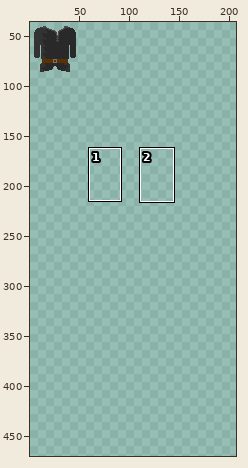
Two states of a sprite sheet, assets/playerCustom/clothingTop/tunicBlack.png. Above, an overview of the earlier version with the close-up marked.
Close-up. Earlier state:
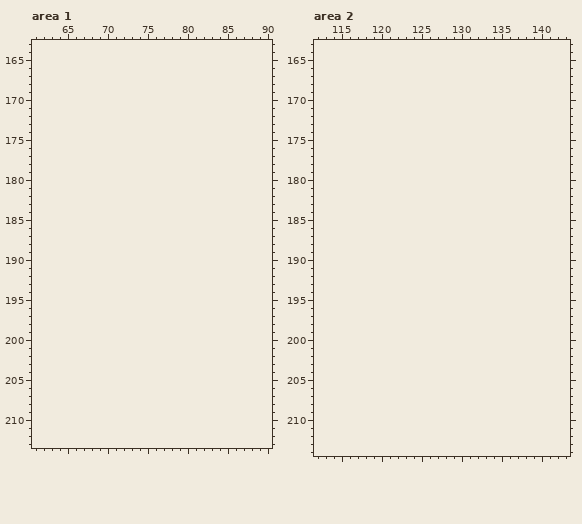
The file is 52x126 pixels. Colours within 5 levels of each other are drawn and written as one. Shown: area 1: x 61..90, y 163..213; area 2: x 112..143, y 163..214. The old version is drawn lined up with the new one, on the new canvas. The wide view leaves out empty margins. The commit also changed other parts of the picture, which this record leaves out.
Once edited:
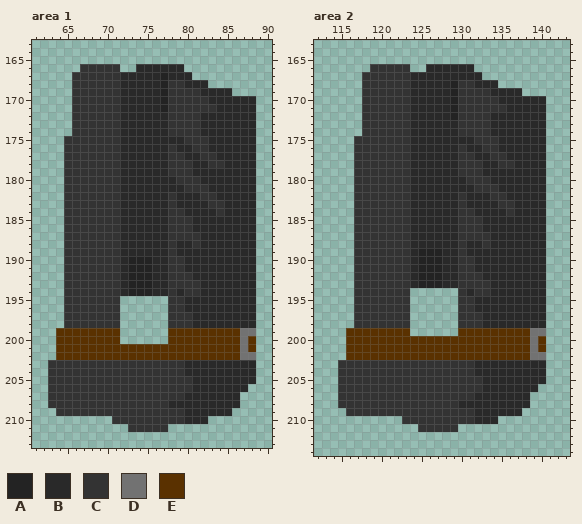
Palette (. is transparent): A #232323  B #292929  C #333333  D #727272  E #5a3100
Difference:
canvas 52x126 -> 208x507
Changed rows in their new state; - is an unchanged pixel.
Area 1:
first column x 63:
166 ----CCCCC--BBBBBB---------
167 ---CCCCCCBBBBBABBB--------
168 ---CCCCCCBBBBBACCBBB------
169 ---CCCCCCBBBBBACCCCBBBB---
170 ---CCCCCCBBBBBACCCCCBBBBBB
171 ---CCCCCCBBBBBACCCCCCBBBBB
172 ---CCCCCCBBBBBBCCCCBBBBBBB
173 ---CCCCCCBBBBBBCCCCBBBBBBB
174 ---CCCCCCBBBBBBCCCCBBBBBBB
175 --CCCCCCCBBBBBBBBCCCBBBBBB
176 --CCCCCCCBBBBBBCBBCCBBBBBB
177 --CCCCCCCBBBBBBCCBBCCBBBBB
178 --CCCCCCCBBBBBBCCCBBCCBBBB
179 --CCCCCCCBBBBBBCCCBBBBBBBB
180 --CCCCCCCBBBBBBBCCCBBBBBBB
181 --CCCCCCCBBBBBBBBCCCBBBBBB
182 --CCCCCCCBBBBBBCBBBCCBBBBB
183 --CCCCCCCBBBBBBCBBBBCCBBBB
184 --CCCCCCCBBBBBBCCBBBBCBBBB
185 --CCCCCCCBBBBBBCCCBBBBBBBB
186 --CCCCCCCBBBBBBCCCBBBBBBBB
187 --CCCCCCCBBBBBBCCCCBBBBBBB
188 --CCCCCCCBBBBBBCBBCBBBBBBB
189 --CCCCCCCBBBBBBCBBBBBBBBBB
190 --CCCCCCCBAAABBCCBBBBBBBBB
191 --CCCCCCCBAAABBCCBBBBBBBBB
192 --CCCCCCCBAAABBCCCBBBBBBBB
193 --CCCCCCCBAAABBCCCCBBBBBBB
194 --CCCCCCCBAAABBCBCCBBBBBBB
195 --CCCCCCC------CCBBBBBBBBB
196 --CCCCCCC------CCBBBBBBBBB
197 --CCCCCCC------CCCBBBBBBBB
198 --CCCCCCC------CCCBBBBBBBB
199 -EEEEEEEE------EEEEEEEEEDD
200 -EEEEEEEE------EEEEEEEEEDE
201 -EEEEEEEEEEEEEEEEEEEEEEEDE
202 -EEEEEEEEEEEEEEEEEEEEEEEDD
203 CCCCCCCCCCCCCCCCCBBBBBBBBB
204 CCCCCCCCCCCCCCCCCBBBBBBBBB
205 CCCCCCCCCCCCCCCCCCBBBBBBBB
206 CCCCCCCCCCCCCCCCCCBBBBBBB-
207 CCCCCCCCCCCCCCCCCBBBBBBB--
208 CCCCCCCCCCCCCCCBBBBBBBBB--
209 -CCCCCCCCCCCCCCCCBBBBBB---
210 --------CCCCCCCCCBBB------
211 ----------CCCCC-----------
Area 2:
first column x 115:
166 ----CCCCC--BBBBBB---------
167 ---CCCCCCBBBBBBBBB--------
168 ---CCCCCCBBBBBACCBBB------
169 ---CCCCCCBBBBBACCCCBBBB---
170 ---CCCCCCBBBBBACCCCCBBBBBB
171 ---CCCCCCBBBBBACCCCCCBBBBB
172 ---CCCCCCBBBBBACCCCBBBBBBB
173 ---CCCCCCBBBBBBCCCCBBBBBBB
174 ---CCCCCCBBBBBBCCCCBBBBBBB
175 --CCCCCCCBBBBBBBBCCCBBBBBB
176 --CCCCCCCBBBBBBCBBCCBBBBBB
177 --CCCCCCCBBBBBBCCBBCCBBBBB
178 --CCCCCCCBBBBBBCCCBBCCBBBB
179 --CCCCCCCBBBBBBCCCBBBBBBBB
180 --CCCCCCCBBBBBBBCCCBBBBBBB
181 --CCCCCCCBBBBBBBBCCCBBBBBB
182 --CCCCCCCBBBBBBCBBBCCBBBBB
183 --CCCCCCCBBBBBBCBBBBCCBBBB
184 --CCCCCCCBBBBBBCCBBBBCBBBB
185 --CCCCCCCBBBBBBCCCBBBBBBBB
186 --CCCCCCCBBBBBBCCCBBBBBBBB
187 --CCCCCCCBBBBBBCCCCBBBBBBB
188 --CCCCCCCBBBBBBCBBCBBBBBBB
189 --CCCCCCCBAAABBCBBBBBBBBBB
190 --CCCCCCCBAAABBCCBBBBBBBBB
191 --CCCCCCCBAAABBCCBBBBBBBBB
192 --CCCCCCCBAAABBCCCBBBBBBBB
193 --CCCCCCCBAAABBCCCCBBBBBBB
194 --CCCCCCC------CBCCBBBBBBB
195 --CCCCCCC------CCBBBBBBBBB
196 --CCCCCCC------CCBBBBBBBBB
197 --CCCCCCC------CCCBBBBBBBB
198 --CCCCCCC------CCCBBBBBBBB
199 -EEEEEEEE------EEEEEEEEEDD
200 -EEEEEEEEEEEEEEEEEEEEEEEDE
201 -EEEEEEEEEEEEEEEEEEEEEEEDE
202 -EEEEEEEEEEEEEEEEEEEEEEEDD
203 CCCCCCCCCCCCCCCCCBBBBBBBBB
204 CCCCCCCCCCCCCCCCCBBBBBBBBB
205 CCCCCCCCCCCCCCCCCCBBBBBBBB
206 CCCCCCCCCCCCCCCCCCBBBBBBB-
207 CCCCCCCCCCCCCCCCCBBBBBBB--
208 CCCCCCCCCCCCCCCBBBBBBBBB--
209 -CCCCCCCCCCCCCCCCBBBBBB---
210 --------CCCCCCCCCBBB------
211 ----------CCCCC-----------
